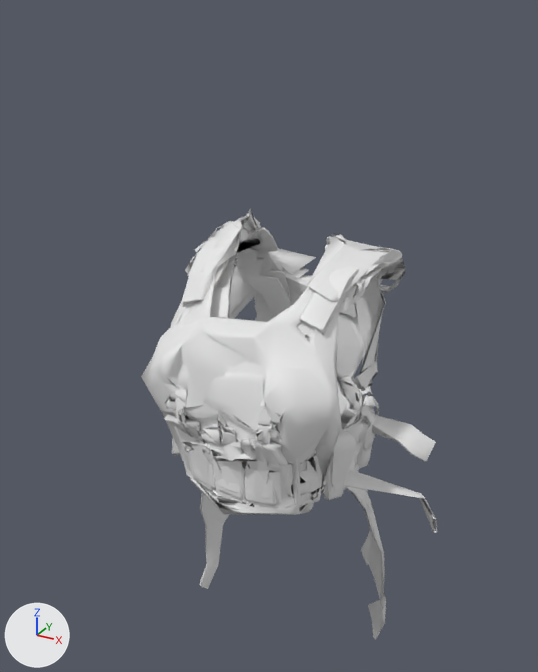
Renders of the glTF model public/models/gear/fit_female.glb from each side of a commit.
The view is the same before and after, from a 50 mm camera at (0.5, -0.937, 0.919) aimed at (0.006, -0.038, 0.47). Lighting does not change. The marker at lower left points along +X, +Y and +Z. The older version comes first.

In view in the first picture: 'backpack_hiking', 'backpack_military', 'bag_medic', 'vest_military', 'vest_swat' and 1 more.
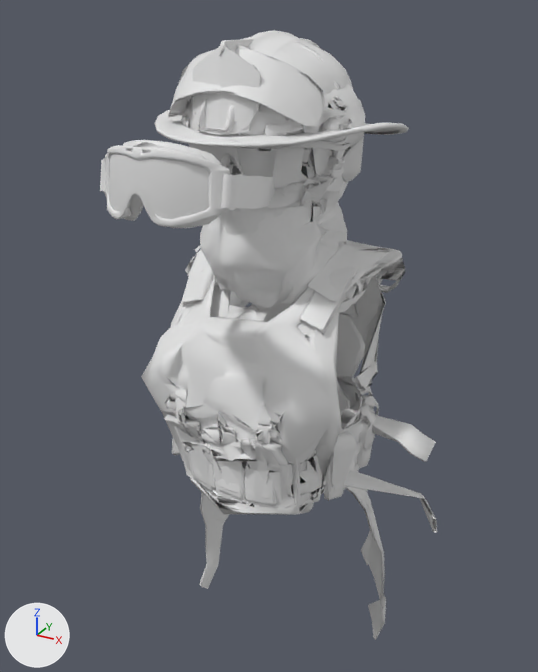
The change in detail:
Mesh me_mask_half is new.
It has 726 vertices, 1458 faces and spans x -0.084..0.087, y -0.124..0.069, z 0.622..0.741.
Mesh me_shemagh is new.
It has 460 vertices, 818 faces and spans x -0.103..0.106, y -0.122..0.101, z 0.486..0.685.
Mesh me_balaclava is new.
It has 771 vertices, 1410 faces and spans x -0.106..0.107, y -0.123..0.102, z 0.53..0.854.
Mesh me_goggles_tactical_lens is new.
It has 238 vertices, 294 faces and spans x -0.068..0.081, y -0.324..-0.102, z 0.691..0.783.
Mesh me_goggles_tactical is new.
It has 643 vertices, 1024 faces and spans x -0.092..0.094, y -0.324..-0.091, z 0.691..0.79.
Mesh me_glasses_ballistic_lens is new.
It has 256 vertices, 337 faces and spans x -0.086..0.087, y -0.134..-0.049, z 0.712..0.775.
Mesh me_glasses_ballistic is new.
It has 650 vertices, 1137 faces and spans x -0.094..0.102, y -0.139..0.06, z 0.709..0.778.
Mesh me_helmet_construction is new.
It has 972 vertices, 1719 faces and spans x -0.117..0.12, y -0.166..0.123, z 0.626..0.893.
Mesh me_helmet_firefighter is new.
It has 1054 vertices, 1819 faces and spans x -0.159..0.169, y -0.194..0.178, z 0.626..0.887.
Mesh me_helmet_swat is new.
It has 1052 vertices, 1714 faces and spans x -0.128..0.131, y -0.166..0.119, z 0.64..0.881.
Mesh me_helmet_military is new.
It has 850 vertices, 1549 faces and spans x -0.108..0.111, y -0.171..0.108, z 0.64..0.864.
Object 'mask_half' (ob_mask_half) is new; it shows me_mask_half.
Its location is (0.0, 0.0, 0.0).
Object 'shemagh' (ob_shemagh) is new; it shows me_shemagh.
Its location is (0.0, 0.0, 0.0).
Object 'balaclava' (ob_balaclava) is new; it shows me_balaclava.
Its location is (0.0, 0.0, 0.0).
Object 'goggles_tactical_lens' (ob_goggles_tactical_lens) is new; it shows me_goggles_tactical_lens.
Its location is (0.0, 0.0, 0.0).
Object 'goggles_tactical' (ob_goggles_tactical) is new; it shows me_goggles_tactical.
Its location is (0.0, 0.0, 0.0).
Object 'glasses_ballistic_lens' (ob_glasses_ballistic_lens) is new; it shows me_glasses_ballistic_lens.
Its location is (0.0, 0.0, 0.0).
Object 'glasses_ballistic' (ob_glasses_ballistic) is new; it shows me_glasses_ballistic.
Its location is (0.0, 0.0, 0.0).
Object 'helmet_construction' (ob_helmet_construction) is new; it shows me_helmet_construction.
Its location is (0.0, 0.0, 0.0).
Object 'helmet_firefighter' (ob_helmet_firefighter) is new; it shows me_helmet_firefighter.
Its location is (0.0, 0.0, 0.0).
Object 'helmet_swat' (ob_helmet_swat) is new; it shows me_helmet_swat.
Its location is (0.0, 0.0, 0.0).
Object 'helmet_military' (ob_helmet_military) is new; it shows me_helmet_military.
Its location is (0.0, 0.0, 0.0).

Changed parts and their boxes (x1, y1, x2, y2) in the pictures (538 x 672 px):
'shemagh', added: after (200, 199, 347, 321)
'helmet_firefighter', added: after (155, 39, 409, 206)
'helmet_swat', added: after (168, 44, 365, 204)
'goggles_tactical', added: after (100, 140, 277, 228)
'goggles_tactical_lens', added: after (109, 154, 241, 219)
'helmet_construction', added: after (243, 30, 353, 174)
'glasses_ballistic_lens', added: after (189, 144, 310, 187)
'helmet_military', added: after (181, 96, 329, 167)
'balaclava', added (mostly hidden): after (217, 156, 348, 285)
'mask_half', added: after (235, 183, 308, 223)
'glasses_ballistic', added (mostly hidden): after (219, 147, 311, 189)
